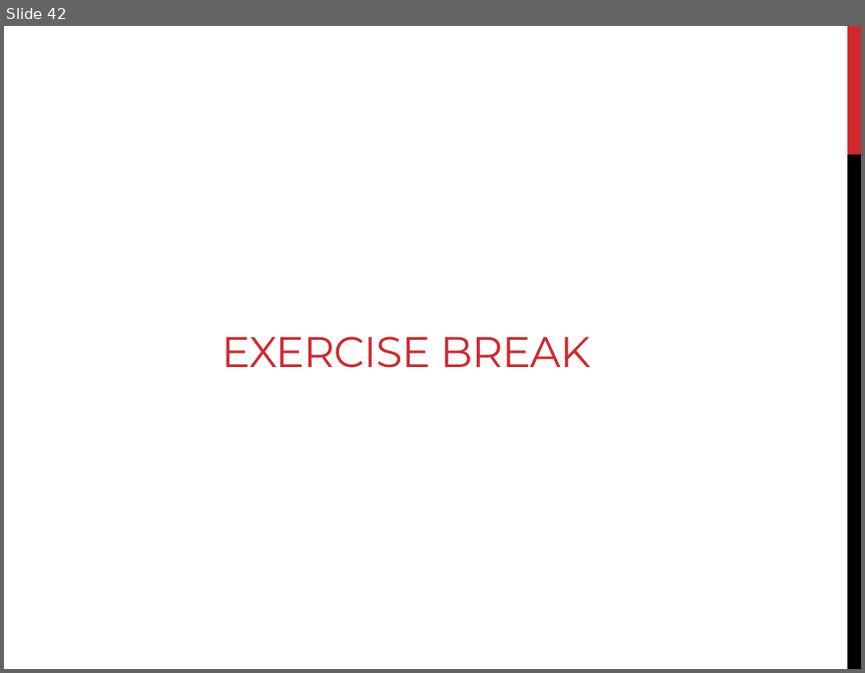
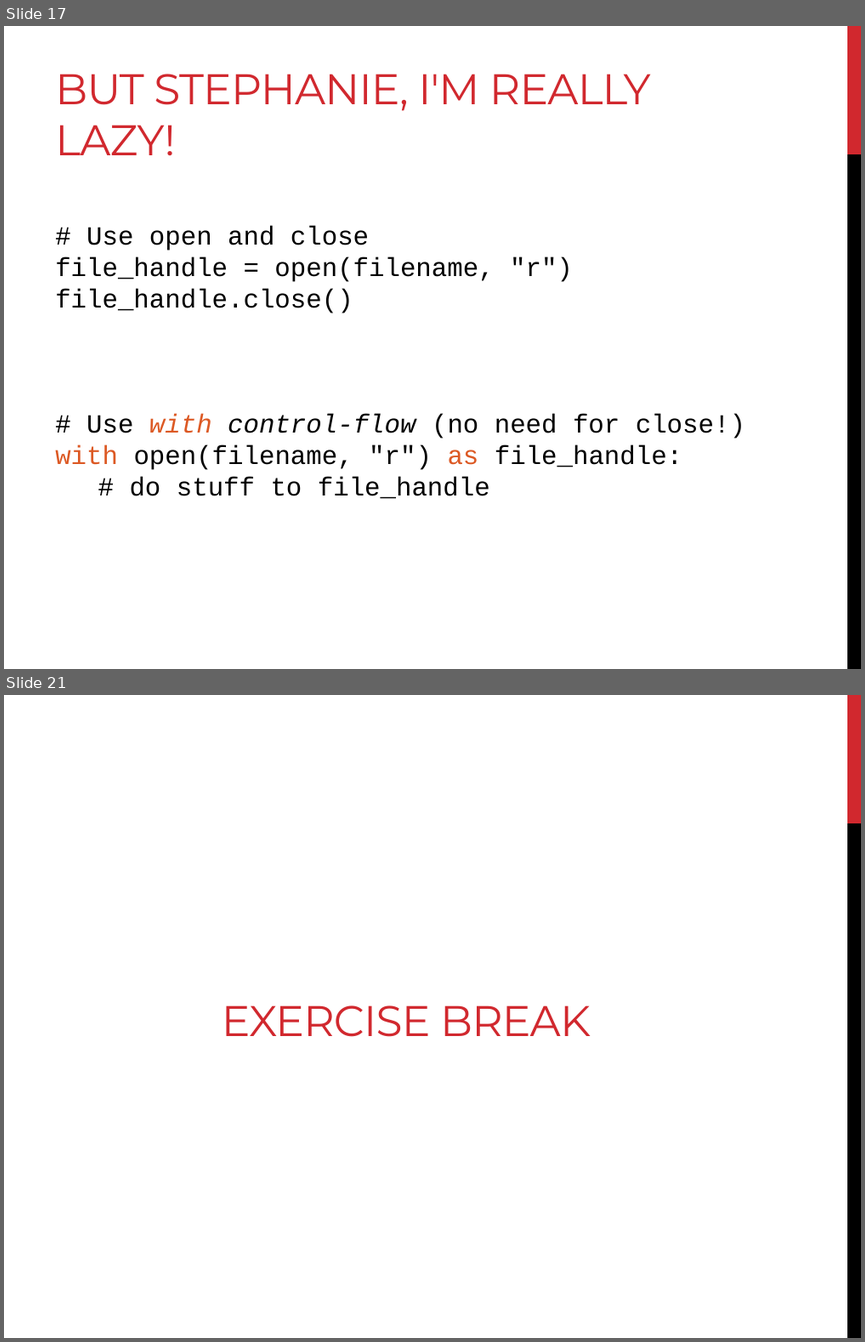
Before and after one commit to BjornFJohansson/ccbb_bigdata2015_python, a slide deck: slides/slides_day4.pptx. Shown one above the other, each under a label of ours: slide 42 before the commit, slides 17 and 21 after it; the slides between them are not shown. The pictures are 865x673 and 865x1342 pixels, drawn with LibreOffice and Linux fonts; fonts in the diff are those of the drawing. Boxes give left, top, right and bottom in pixels: in the first picture for what was removed or moved away, otherwise in the second. Text is boxed around its words. In the diff, an @@ line names an element or a change of style, - is before the commit and + after.

```diff
--- a/slides/slides_day4.pptx
+++ b/slides/slides_day4.pptx
@@ slide 17 added at bbox=[4, 26, 861, 669], background #FFFFFF; not listed: 2 template elements that a slide beside it also shows @@
@@ title added at bbox=[55, 74, 651, 155], 36 pt, text #D1282E @@
+BUT STEPHANIE, I'M REALLY LAZY!
@@ text added at bbox=[55, 226, 745, 499], 22 pt, text #000000 @@
+# Use open and close
+file_handle = open(filename, "r")
+file_handle.close()
+# Use with control-flow (no need for close!)
+with open(filename, "r") as file_handle:
+# do stuff to file_handle
@@ what was slide 42 is now slide 21 @@
```
Also in this commit, not shown: 1 slide changed, 24 other slides added, 27 other files.
